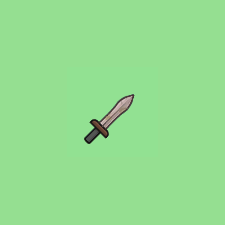
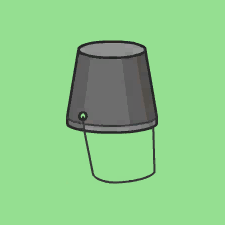
Revision of a layered 225 x 225 image; what changed, layer by layer:
added layer "Layer 32" above "Layer 31" over left=66, top=40, right=158, bottom=184
hid "Layer 3" over left=67, top=67, right=158, bottom=157
